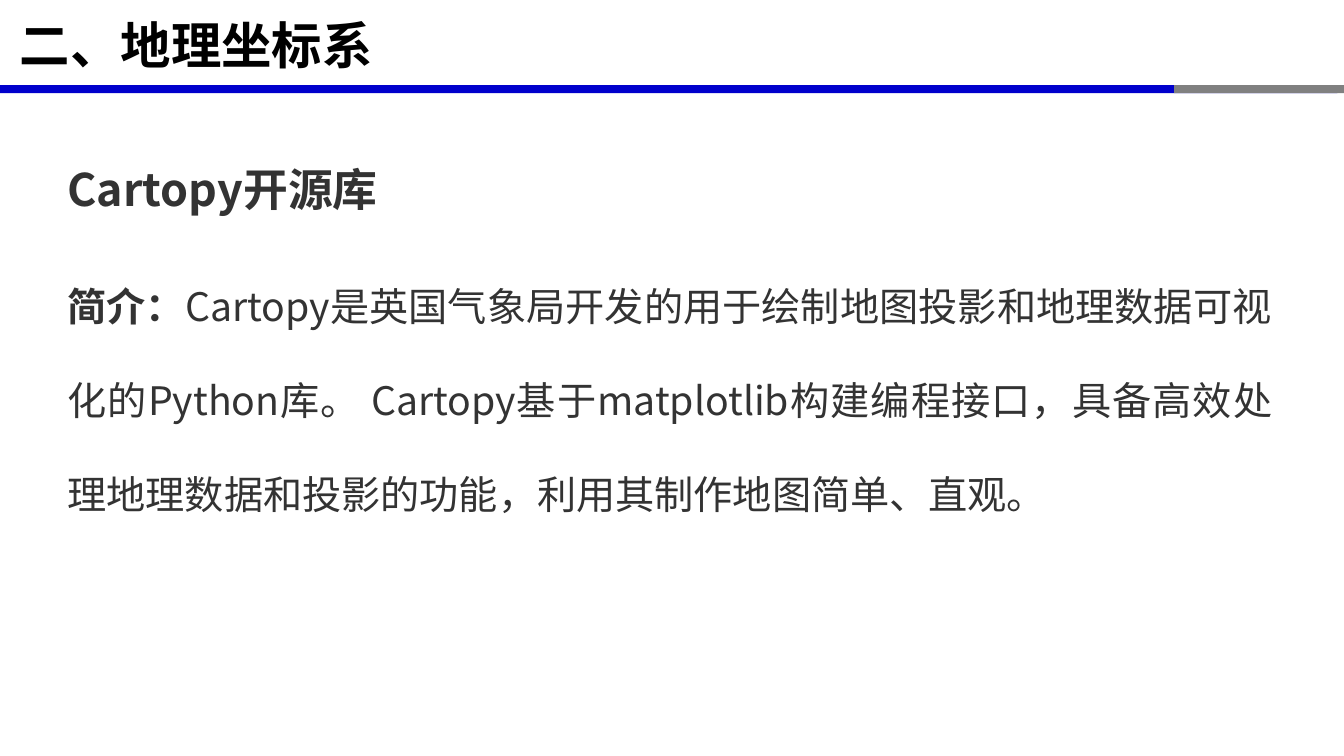
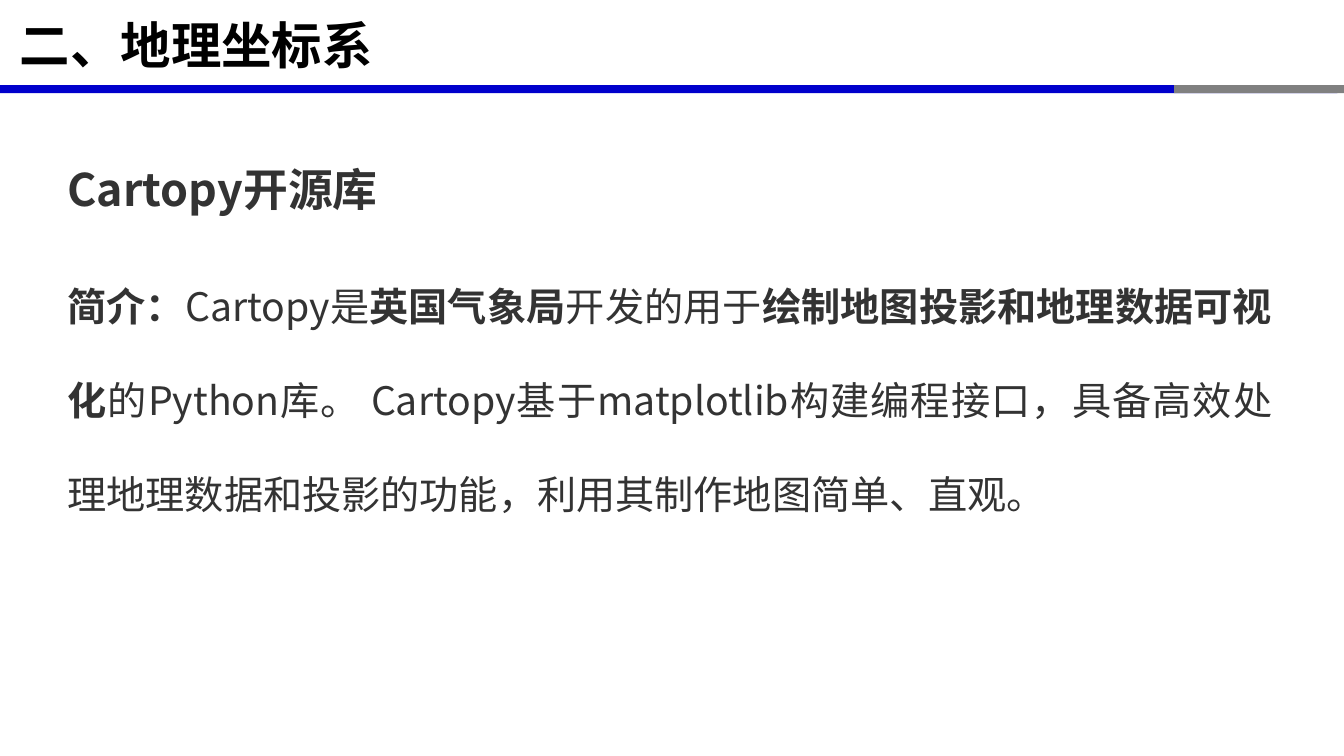
Before and after one commit to xinluo2018/spatial-data-processing, a slide deck: slide 10 of 第4章-空间参考与坐标转换/第2节-坐标转换及可视化.pptx. Drawn at 1344x756 pixels with LibreOffice and Linux fonts; fonts in the diff are those of the drawing. Boxes give left, top, right and bottom in pixels: in the first picture for what was removed or moved away, otherwise in the second. Text is boxed around its words. In the diff, an @@ line names an element or a change of style, - is before the commit and + after.

```diff
--- a/第4章-空间参考与坐标转换/第2节-坐标转换及可视化.pptx
+++ b/第4章-空间参考与坐标转换/第2节-坐标转换及可视化.pptx
@@ text at [68, 287, 1273, 513]: bold on in "简介：Cartopy是英国气象局开发的用于绘制地图投影和地理数据可视化的Python库。" @@
```
Also in this commit, not shown: 2 other slides changed, 26 other files.
